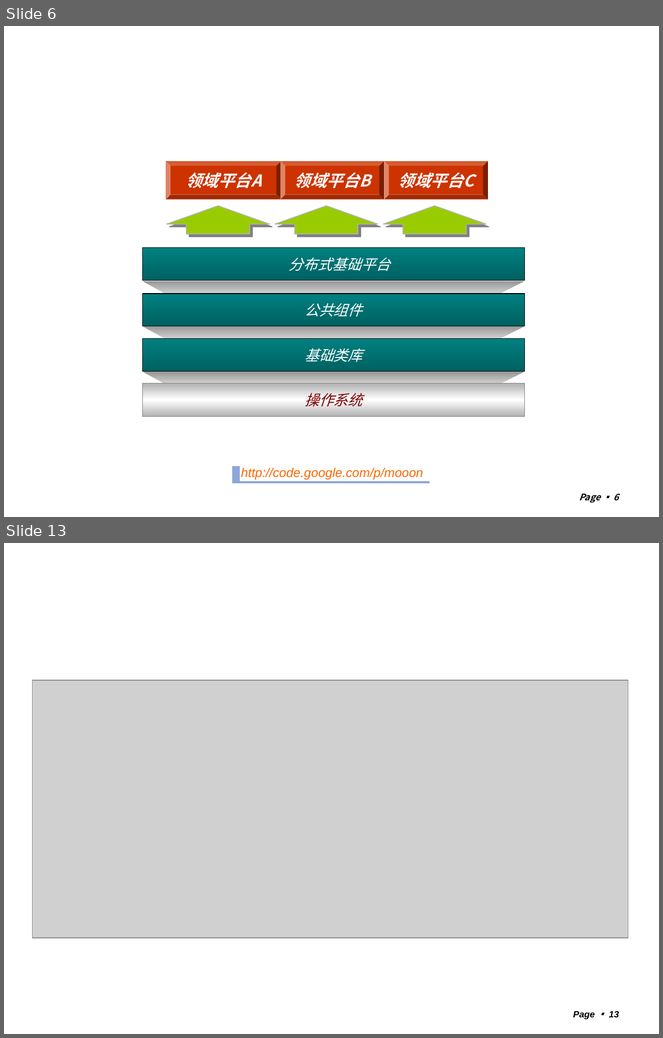
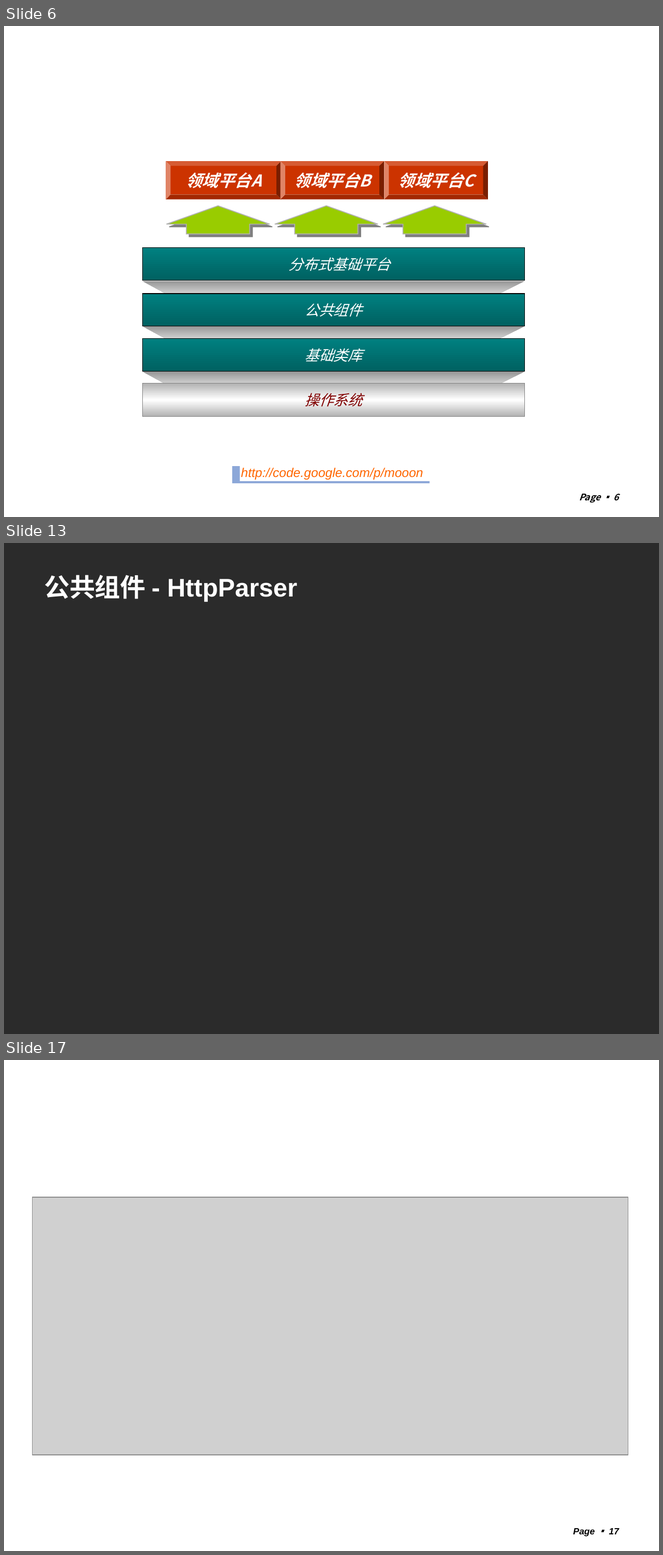
Before and after one commit to machicao2013/mooon, a slide deck: distributed_platform/docs/mooon.ppt. Shown one above the other, each under a label of ours: slides 6 and 13 before the commit, slides 6, 13 and 17 after it; the slides between them are not shown. The pictures are 663x1038 and 663x1555 pixels, drawn with LibreOffice and Linux fonts; fonts in the diff are those of the drawing; grey boxes stand for pictures; background and template pictures are left out; a plain dark background stands for a picture behind light text. Boxes give left, top, right and bottom in pixels: in the first picture for what was removed or moved away, otherwise in the second. Text is boxed around its words. In the diff, an @@ line names an element or a change of style, - is before the commit and + after.

```diff
--- a/distributed_platform/docs/mooon.ppt
+++ b/distributed_platform/docs/mooon.ppt
@@ slide 13 added at <box>4,543,659,1034</box>, background picture (left out) @@
@@ title added at <box>44,575,297,602</box>, 28 pt, text #FFFFFF, bold @@
+公共组件 - HttpParser
@@ what was slide 13 is now slide 17 @@
@@ page number at <box>573,1529,619,1537</box>: text changed @@
-Page ▪ 13
+Page ▪ 17
```
Also in this commit, not shown: 6 slides changed, 4 other slides added.
